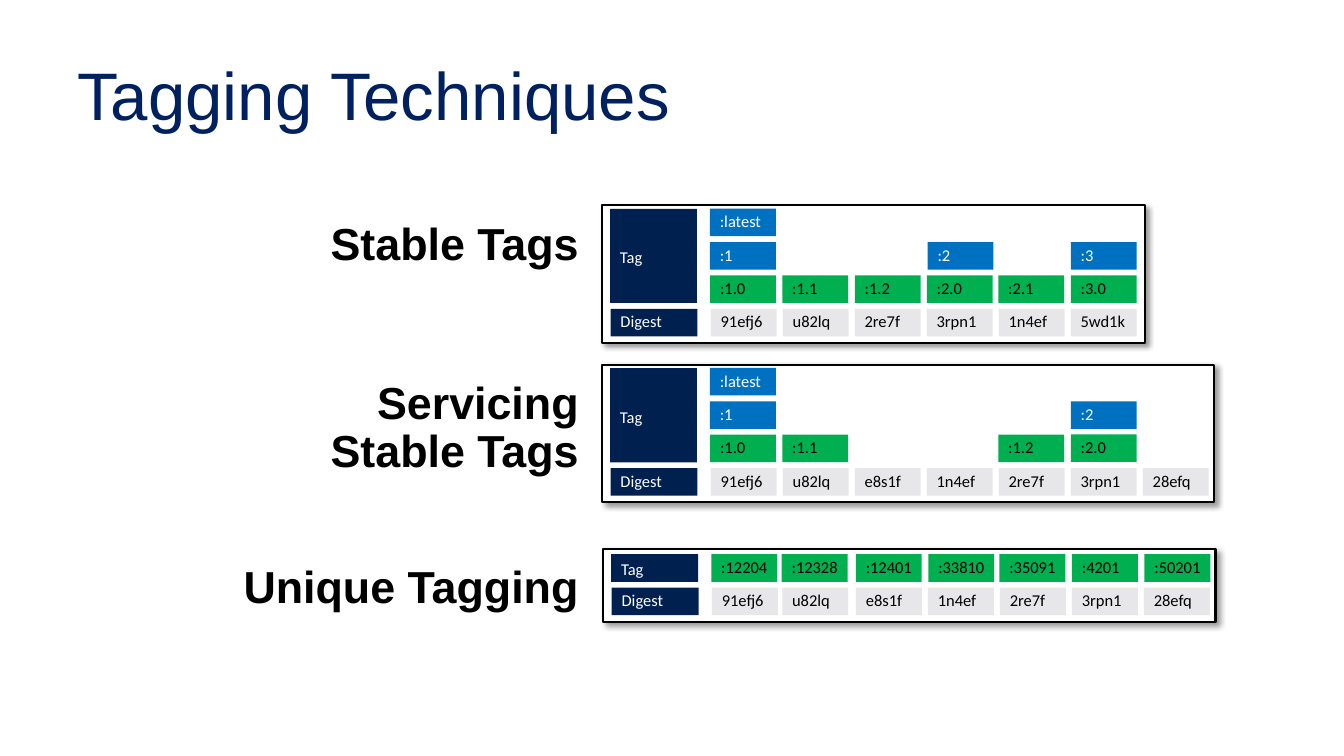
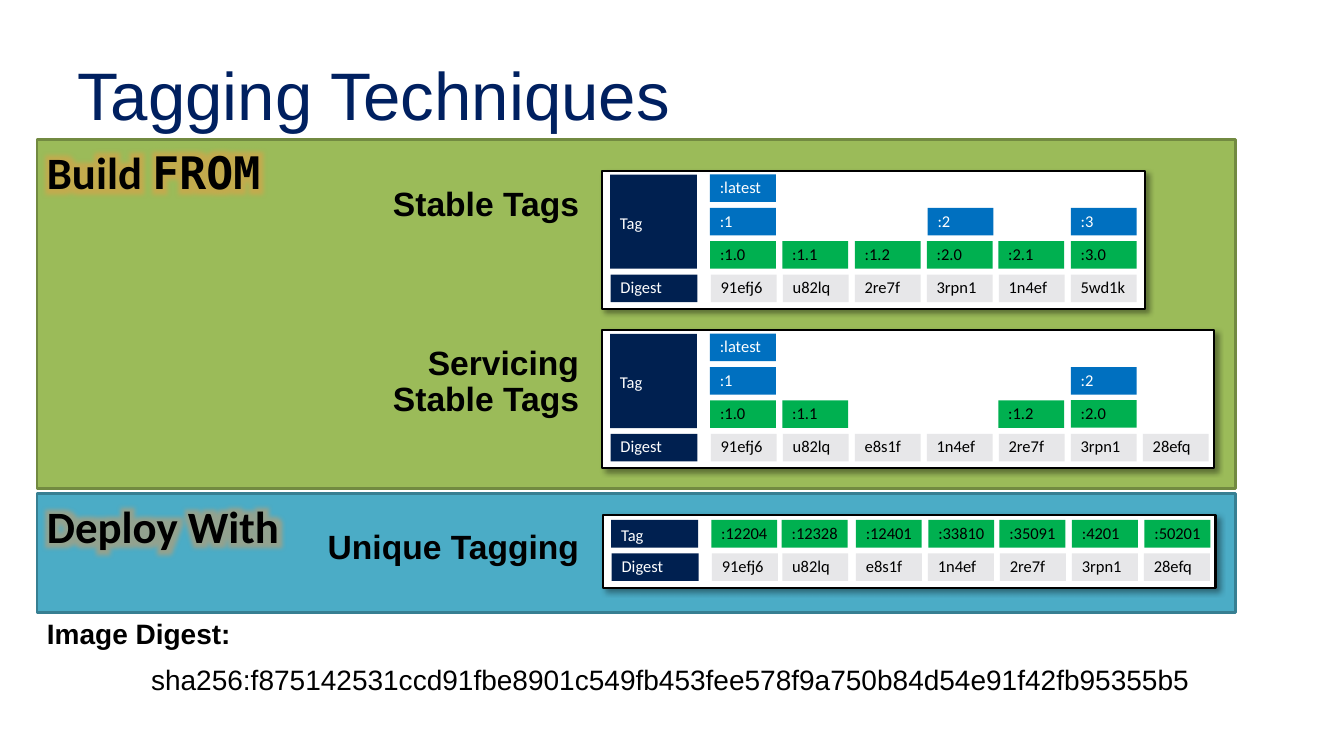
Before and after one commit to SteveLasker/Presentations, a slide deck: slide 8 of CloudContainersLive19-OSandFxPatching.pptx. Drawn at 1344x756 pixels with LibreOffice and Linux fonts; fonts in the diff are those of the drawing; background and template pictures are left out. Boxes give left, top, right and bottom in pixels: in the first picture for what was removed or moved away, otherwise in the second. Text is boxed around its words. In the diff, an @@ line names an element or a change of style, - is before the commit and + after.

```diff
--- a/CloudContainersLive19-OSandFxPatching.pptx
+++ b/CloudContainersLive19-OSandFxPatching.pptx
@@ rectangle added at (37, 140, 1236, 489), fill #9BBB59, outline #738A42 2 pt, 32 pt, text #000000, bold @@
+Build FROM
@@ text "Stable Tags": place and size @@
-text "Stable Tags" at (331, 227, 578, 269)
+text "Stable Tags" at (393, 191, 579, 223)
@@ size 32 to 24 pt in 3 elements at (328, 534, 579, 566), (393, 191, 579, 223), (393, 350, 579, 418) @@
@@ text "Servicing Stable Tags": place and size @@
-text "Servicing Stable Tags" at (331, 386, 579, 476)
+text "Servicing Stable Tags" at (393, 350, 579, 418)
@@ rectangle added at (37, 494, 1236, 613), fill #4BACC6, outline #377F92 2 pt, 32 pt, text #000000, bold @@
+Deploy With
@@ text "Unique Tagging": place and size @@
-text "Unique Tagging" at (244, 570, 579, 612)
+text "Unique Tagging" at (328, 534, 579, 566)
@@ 53 rectangles: place and size @@
-53 rectangles at (602, 206, 1216, 623)
+53 rectangles at (602, 171, 1216, 589)
@@ text added at (47, 623, 231, 649), 20 pt, text #000000, bold @@
+Image Digest:
@@ text added at (151, 669, 1189, 691), 20 pt, text #000000 @@
+sha256:f875142531ccd91fbe8901c549fb453fee578f9a750b84d54e91f42fb95355b5
```
Also in this commit, not shown: 4 other slides changed, 4 slides added, 1 slide removed, 2 other files.
